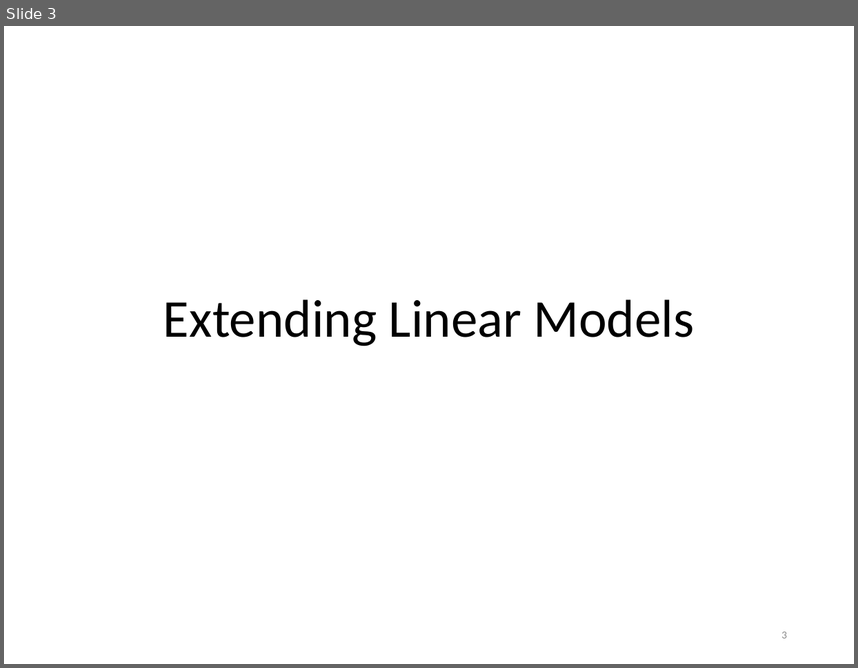
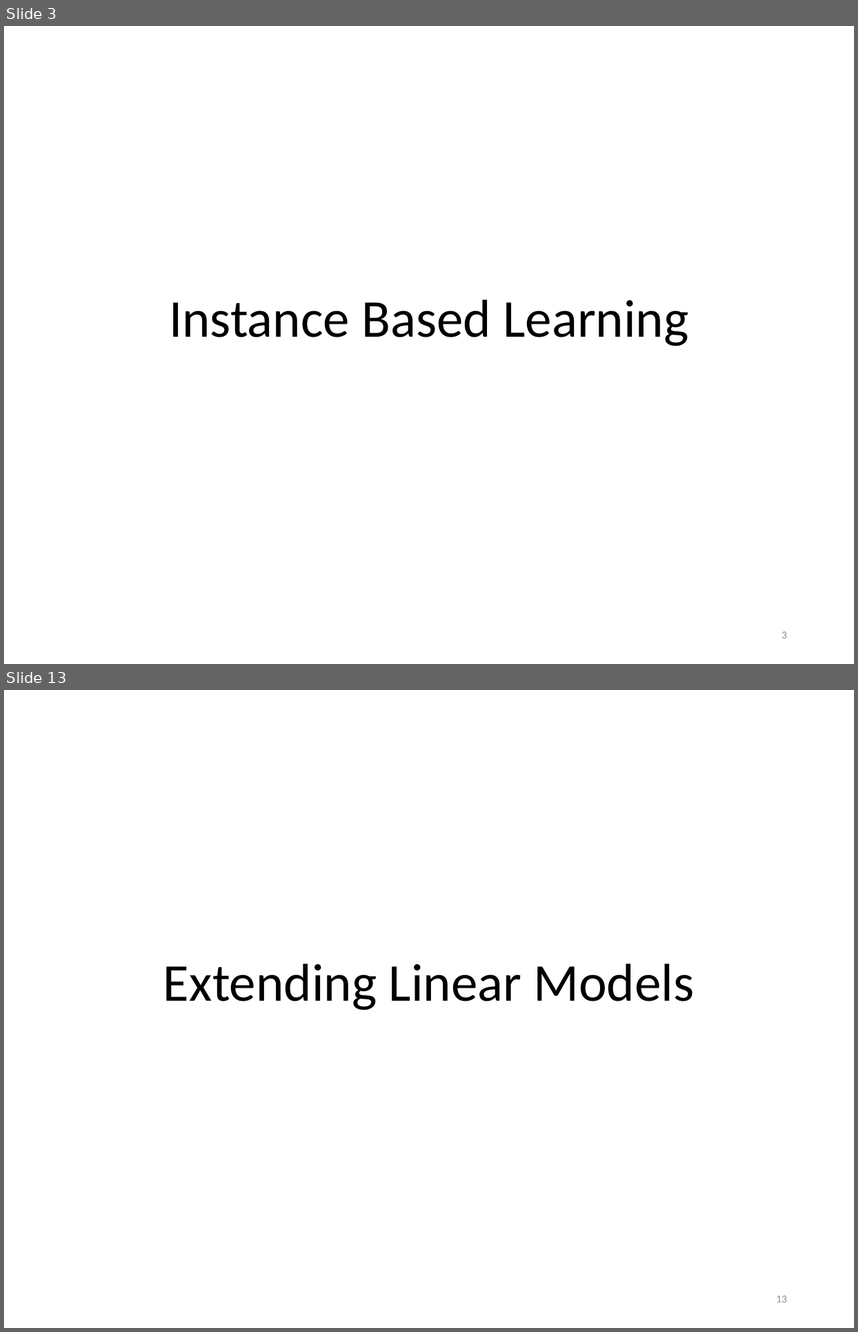
Before and after one commit to khaledmrasheed/khaledmrasheed.github.io, a slide deck: DMcourse/Chapter7.pptx. Shown one above the other, each under a label of ours: slide 3 before the commit, slides 3 and 13 after it; the slides between them are not shown. The pictures are 858x668 and 858x1332 pixels, drawn with LibreOffice and Linux fonts; fonts in the diff are those of the drawing. Boxes give left, top, right and bottom in pixels: in the first picture for what was removed or moved away, otherwise in the second. Text is boxed around its words. In the diff, an @@ line names an element or a change of style, - is before the commit and + after.

```diff
--- a/DMcourse/Chapter7.pptx
+++ b/DMcourse/Chapter7.pptx
@@ slide 3 added at (4, 26, 854, 664), background #FFFFFF @@
@@ title added at (169, 299, 688, 346), 45 pt, text #000000 @@
+Instance Based Learning
@@ page number added at (782, 631, 787, 638), 9 pt, text #8C8C8C @@
+3
@@ what was slide 3 is now slide 13 @@
@@ page number at (776, 1295, 787, 1302): text changed @@
-3
+13
```
Also in this commit, not shown: 2 slides changed, 9 other slides added.
